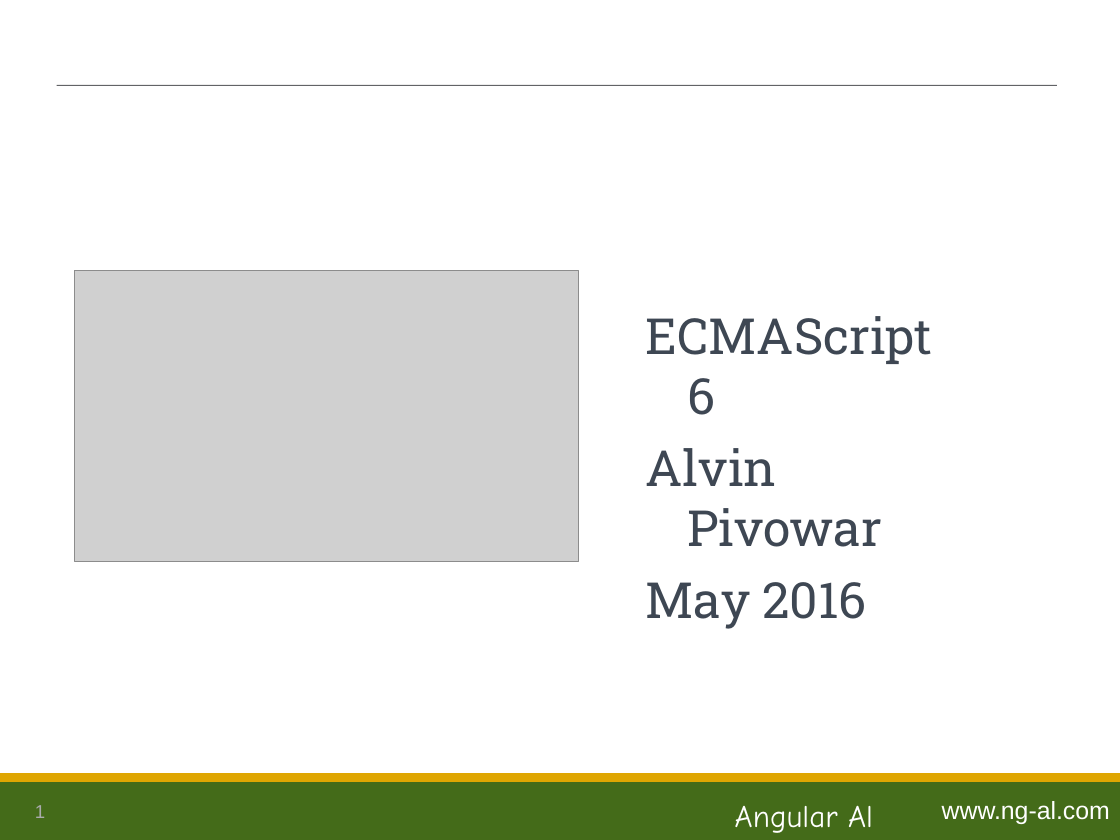
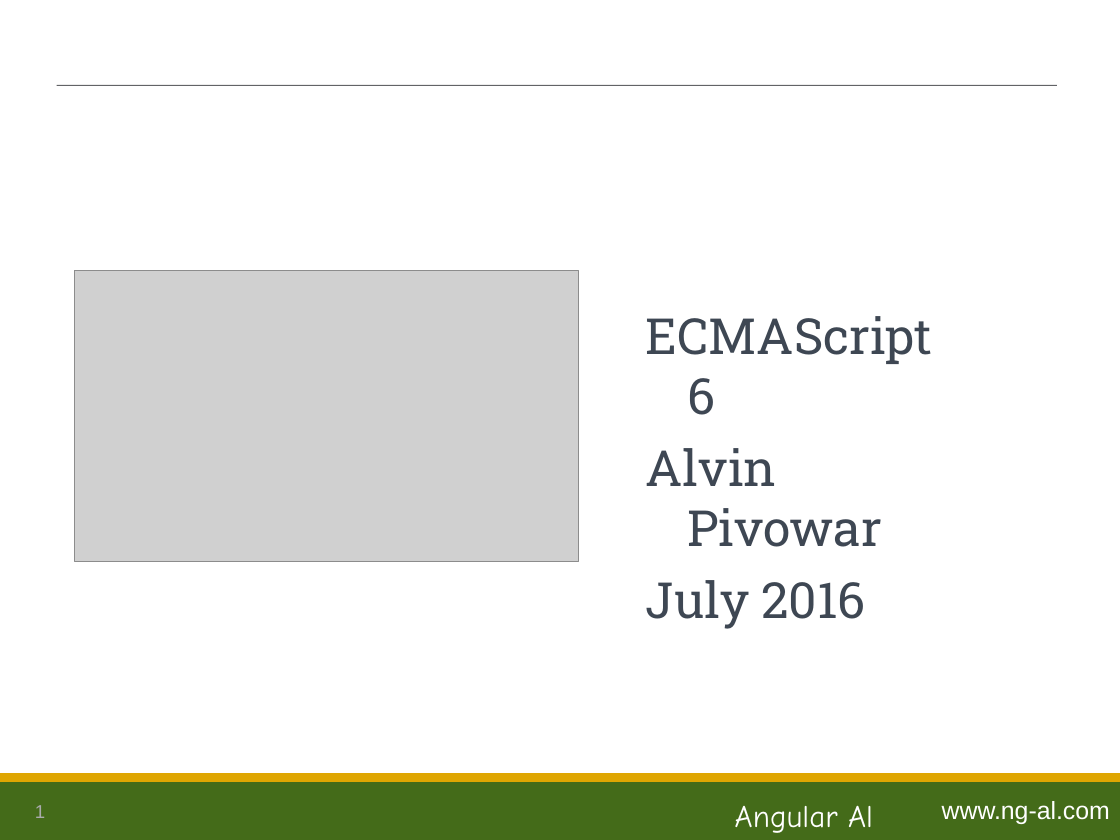
Before and after one commit to ng-al/es6-Intro, a slide deck: slide 1 of es6_Intro.ppt. Drawn at 1120x840 pixels with LibreOffice and Linux fonts; fonts in the diff are those of the drawing; grey boxes stand for pictures. Boxes give left, top, right and bottom in pixels: in the first picture for what was removed or moved away, otherwise in the second. Text is boxed around its words. In the diff, an @@ line names an element or a change of style, - is before the commit and + after.

```diff
--- a/es6_Intro.ppt
+++ b/es6_Intro.ppt
@@ text at [646,580,865,629]: text changed @@
-May 2016
+July 2016
```
Also in this commit, not shown: 8 other slides changed, 2 slides added, 4 other files.
